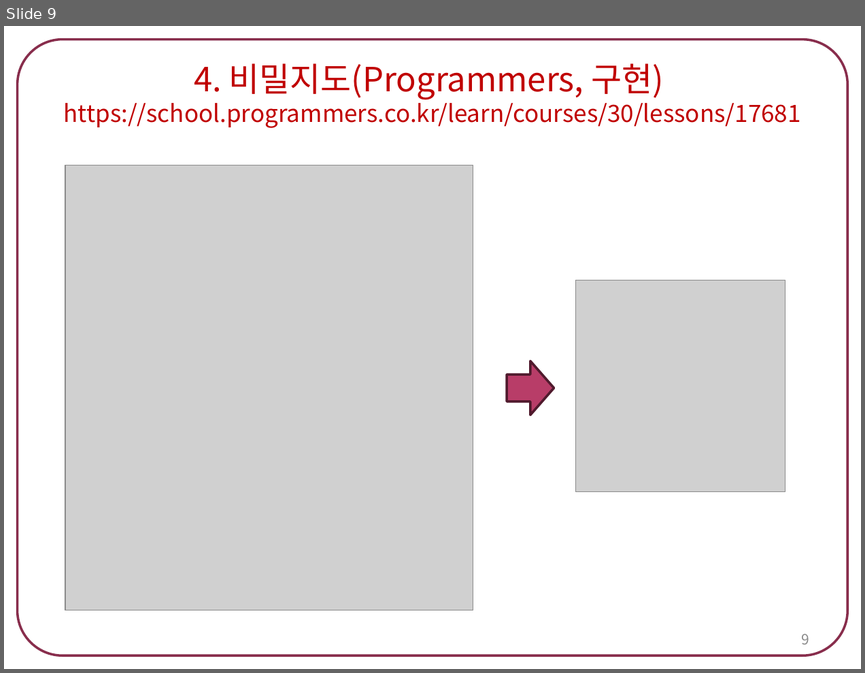
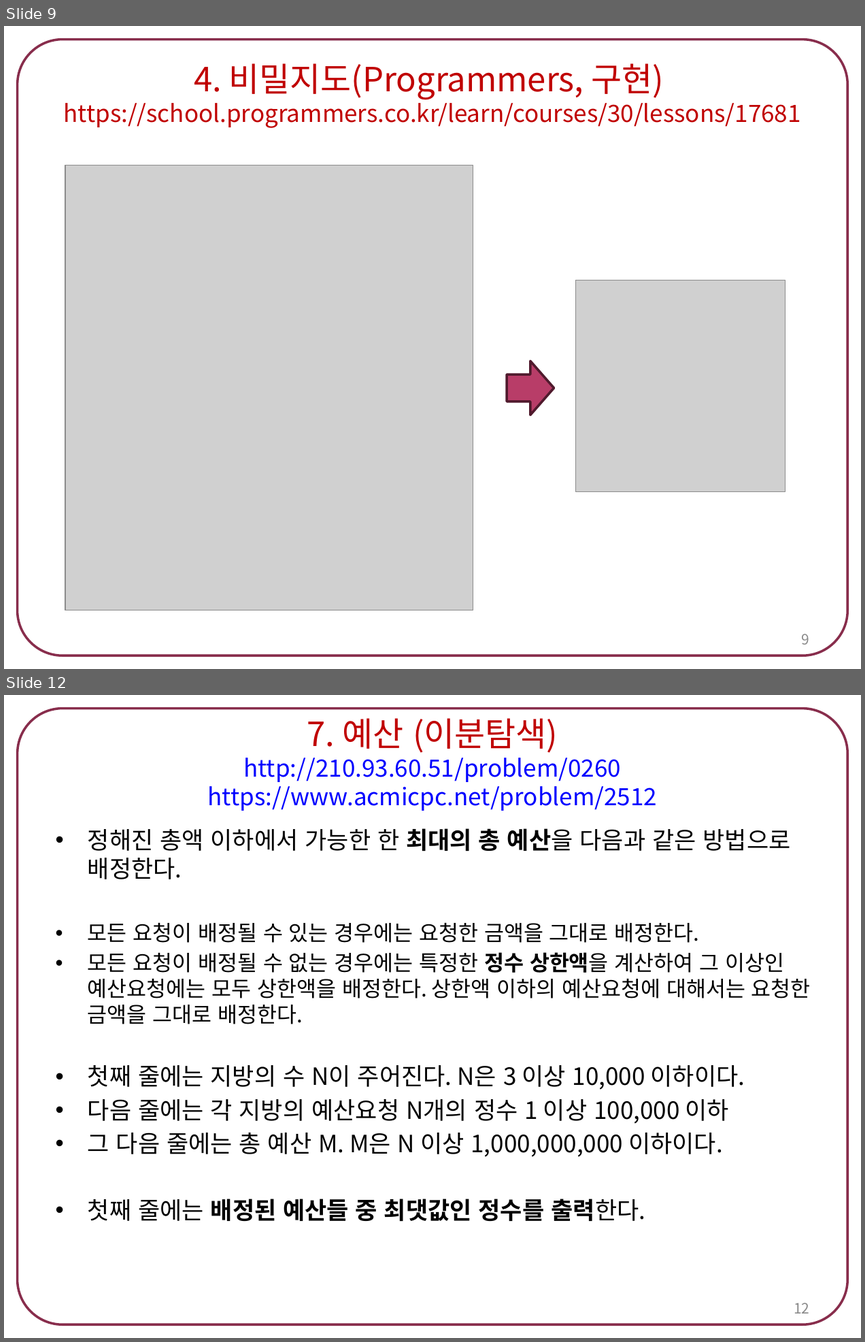
Before and after one commit to tlsdn0403/4-1, a slide deck: 스크립트언어/숙제5. 이진탐색 알고리즘.pptx. Shown one above the other, each under a label of ours: slide 9 before the commit, slides 9 and 12 after it; the slides between them are not shown. The pictures are 865x673 and 865x1342 pixels, drawn with LibreOffice and Linux fonts; fonts in the diff are those of the drawing; grey boxes stand for pictures. Boxes give left, top, right and bottom in pixels: in the first picture for what was removed or moved away, otherwise in the second. Text is boxed around its words. In the diff, an @@ line names an element or a change of style, - is before the commit and + after.

```diff
--- a/스크립트언어/숙제5. 이진탐색 알고리즘.pptx
+++ b/스크립트언어/숙제5. 이진탐색 알고리즘.pptx
@@ slide 12 added at bbox=[4, 695, 861, 1338], background #FFFFFF; not listed: 1 template element that a slide beside it also shows @@
@@ title added at bbox=[207, 718, 657, 811], 20 pt, text #0000FF @@
+7. 예산 (이분탐색)
+http://210.93.60.51/problem/0260
+https://www.acmicpc.net/problem/2512
@@ text added at bbox=[88, 828, 810, 1221], 20 pt, text #000000 @@
+• 정해진 총액 이하에서 가능한 한 최대의 총 예산을 다음과 같은 방법으로 배정한다.
+• 모든 요청이 배정될 수 있는 경우에는 요청한 금액을 그대로 배정한다.
+• 모든 요청이 배정될 수 없는 경우에는 특정한 정수 상한액을 계산하여 그 이상인 예산요청에는 모두 상한액을 배정한다. 상한액 이하의 예산요청에 대해서는 요청한 금액을 그대로 배정한다.
+• 첫째 줄에는 지방의 수 N이 주어진다. N은 3 이상 10,000 이하이다.
+• 다음 줄에는 각 지방의 예산요청 N개의 정수 1 이상 100,000 이하
+• 그 다음 줄에는 총 예산 M. M은 N 이상 1,000,000,000 이하이다.
+• 첫째 줄에는 배정된 예산들 중 최댓값인 정수를 출력한다.
@@ page number added at bbox=[793, 1302, 809, 1313], 12 pt, text #898989 @@
+12
```
Also in this commit, not shown: 3 slides changed, 1 other slide added, 33 other files.
